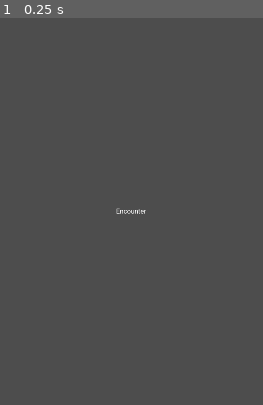
Above: before the commit, frame 1.
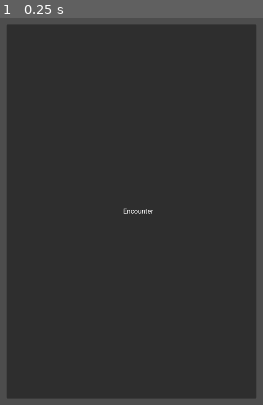
Above: after the commit, the same moment.

Repository: Leosten/card-game
Game: Godot game, scene res://View/Menu/next_level_window/encounter_choice.tscn
The game is run twice, just before and just after one commit, with the same random seed, the same clock (stepped at 60 frames per second) and the same inputs. This scene is started directly instead of the project's main scene.
Inputs:
- Up to frame 1 (0.25 s): no input

The runs differ from the first frame. In frame 1, 91% of the frame differs, in the area x 2-98%, y 1-99%.

Commit message:
next level window fixed

Diff:
--- a/View/Menu/next_level_window/encounter_choice.gd
+++ b/View/Menu/next_level_window/encounter_choice.gd
@@ -12,6 +12,11 @@
 	encounter_type = encounter_t
 	choice_label.text = StageManager.get_encounter_name_by_type(encounter_t)
 
-func _on_clicked() -> void:
-	print("clicked ", encounter_type)
-	clicked.emit(encounter_type)
+func _on_hovered() -> void:
+	print("Hovereeed")
+	pass # Replace with function body.
+
+
+func _on_button_pressed() -> void:
+	print("button pressed")
+	pass # Replace with function body.
--- a/View/Menu/next_level_window/encounter_choice.tscn
+++ b/View/Menu/next_level_window/encounter_choice.tscn
@@ -11,8 +11,18 @@
 anchor_bottom = 1.0
 grow_horizontal = 2
 grow_vertical = 2
-mouse_filter = 2
+size_flags_horizontal = 3
+size_flags_vertical = 3
+mouse_filter = 1
 script = ExtResource("1_r2dx6")
+
+[node name="Button" type="Button" parent="." unique_id=349689982]
+layout_mode = 1
+anchors_preset = 15
+anchor_right = 1.0
+anchor_bottom = 1.0
+grow_horizontal = 2
+grow_vertical = 2
 
 [node name="CenterContainer" type="CenterContainer" parent="." unique_id=2012195942]
 z_index = 101
@@ -20,12 +30,15 @@
 anchors_preset = 15
 anchor_right = 1.0
 anchor_bottom = 1.0
+offset_right = 33.0
 grow_horizontal = 2
 grow_vertical = 2
+mouse_filter = 2
 
 [node name="ChoiceLabel" type="Label" parent="CenterContainer" unique_id=592430045]
 unique_name_in_owner = true
 layout_mode = 2
 text = "Encounter"
 
-[connection signal="clicked" from="." to="." method="_on_clicked"]
+[connection signal="hovered" from="." to="." method="_on_hovered"]
+[connection signal="pressed" from="Button" to="." method="_on_button_pressed"]
